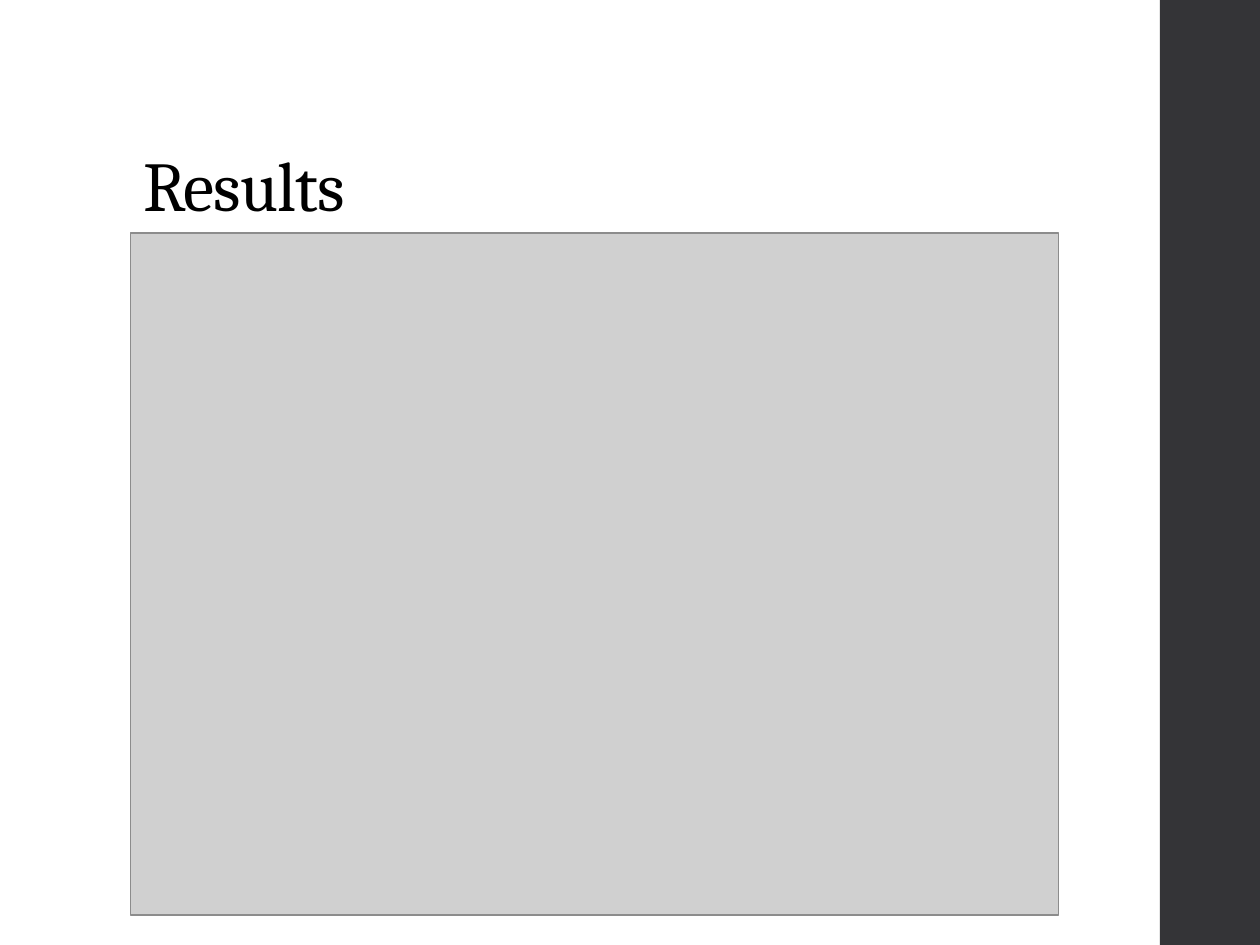
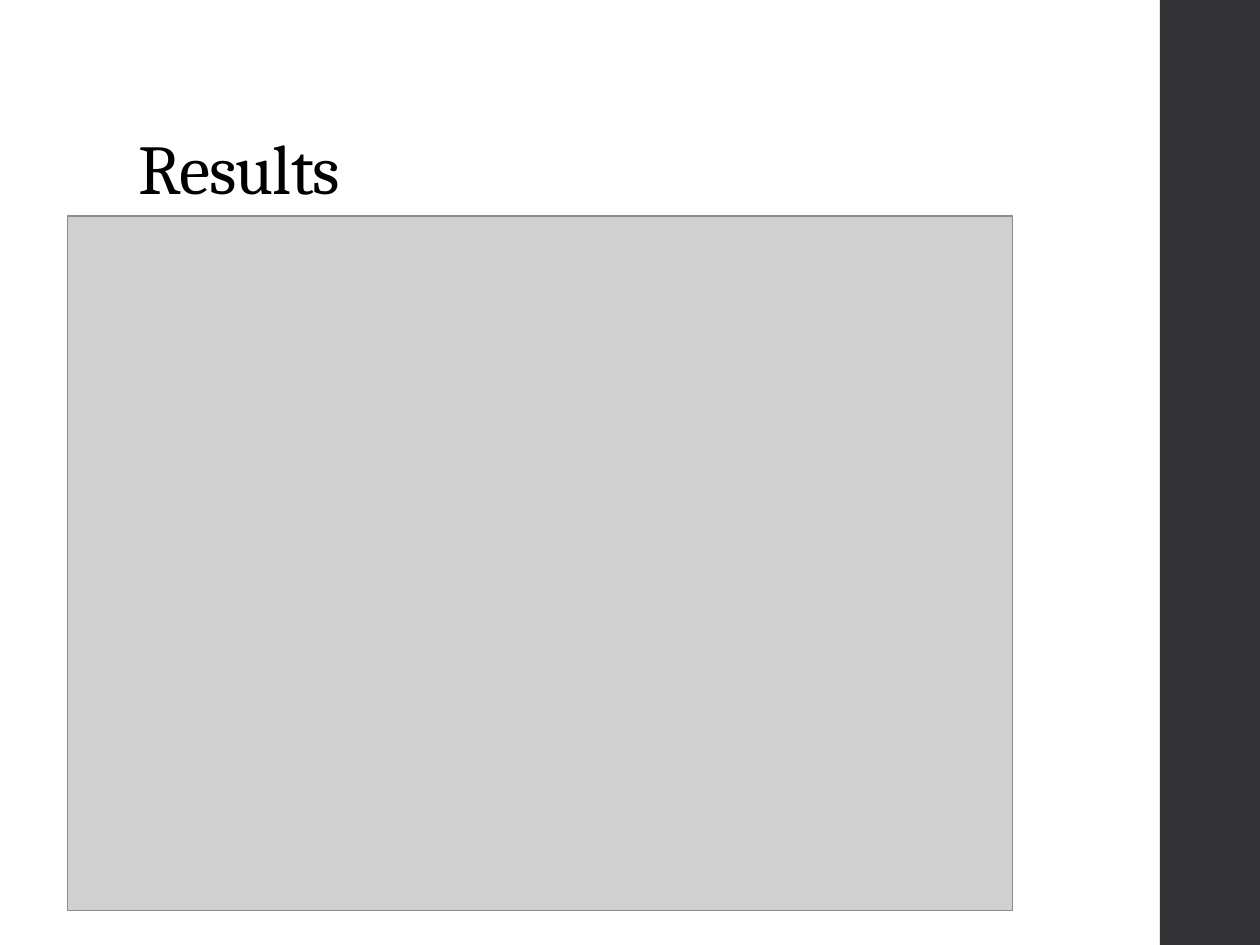
Before and after one commit to mswan96/SUPERB, a slide deck: slide 7 of Literature Review.pptx (slide 10 before the commit). Drawn at 1260x945 pixels with LibreOffice and Linux fonts; fonts in the diff are those of the drawing; grey boxes stand for pictures. Boxes give left, top, right and bottom in pixels: in the first picture for what was removed or moved away, otherwise in the second. Text is boxed around its words. In the diff, an @@ line names an element or a change of style, - is before the commit and + after.

```diff
--- a/Literature Review.pptx
+++ b/Literature Review.pptx
@@ title "Results": place and size @@
-title "Results" at [143,162,345,212]
+title "Results" at [139,145,341,195]
@@ picture: place and size @@
-picture at [130,233,1058,915]
+picture at [68,215,1013,910]
```
Also in this commit, not shown: 12 other slides changed, 6 slides removed, 1 other file.
